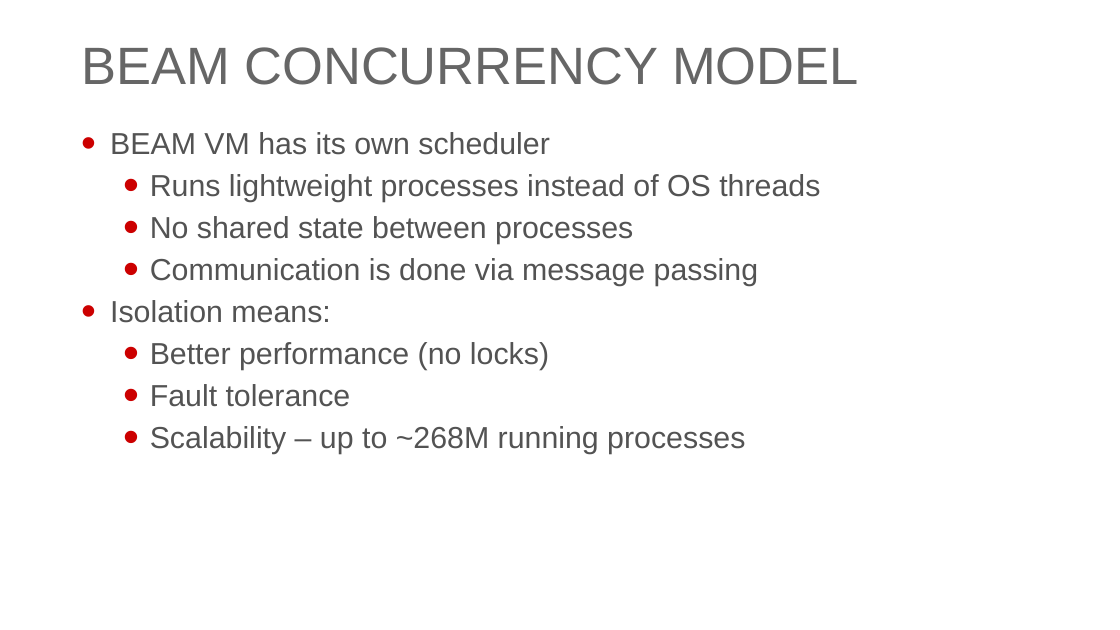
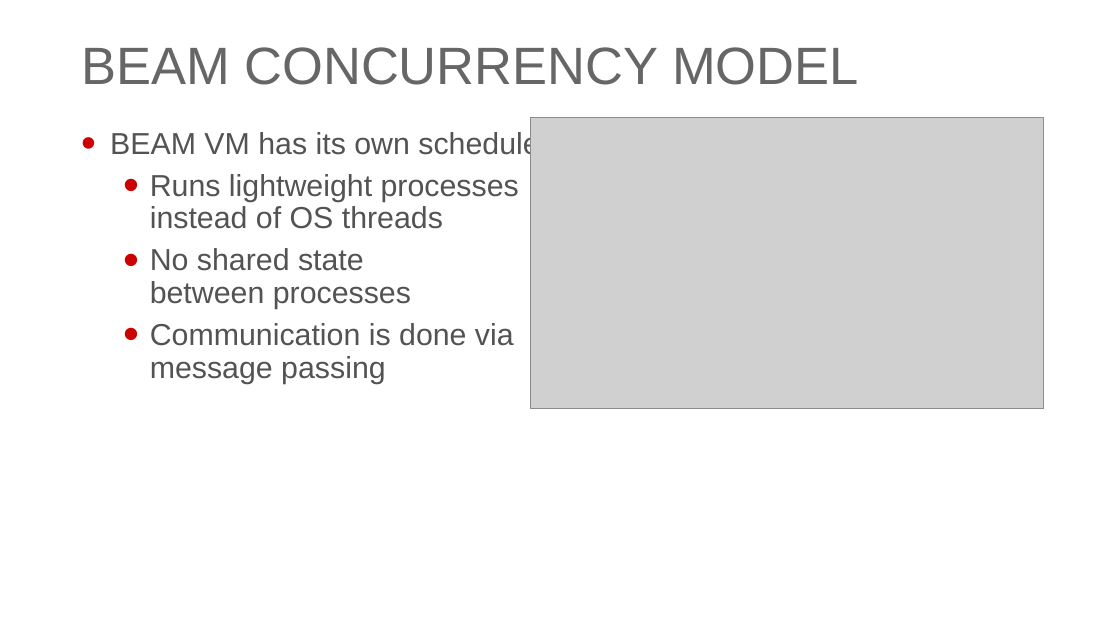
Before and after one commit to georgiyolovski/elixir-tech-talk, a slide deck: slide 14 of Elixir Tech Talk.pptx. Drawn at 1120x630 pixels with LibreOffice and Linux fonts; fonts in the diff are those of the drawing; grey boxes stand for pictures; background and template pictures are left out. Boxes give left, top, right and bottom in pixels: in the first picture for what was removed or moved away, otherwise in the second. Text is boxed around its words. In the diff, an @@ line names an element or a change of style, - is before the commit and + after.

Commit message:
Separated concurrency model slides

```diff
--- a/Elixir Tech Talk.pptx
+++ b/Elixir Tech Talk.pptx
@@ picture added at bbox=[531, 118, 1044, 408] @@
@@ text at bbox=[110, 300, 745, 454]: paragraphs removed @@
-• Isolation means:
-  • Better performance (no locks)
-  • Fault tolerance
-  • Scalability – up to ~268M running processes
```
Also in this commit, not shown: 1 slide added.
